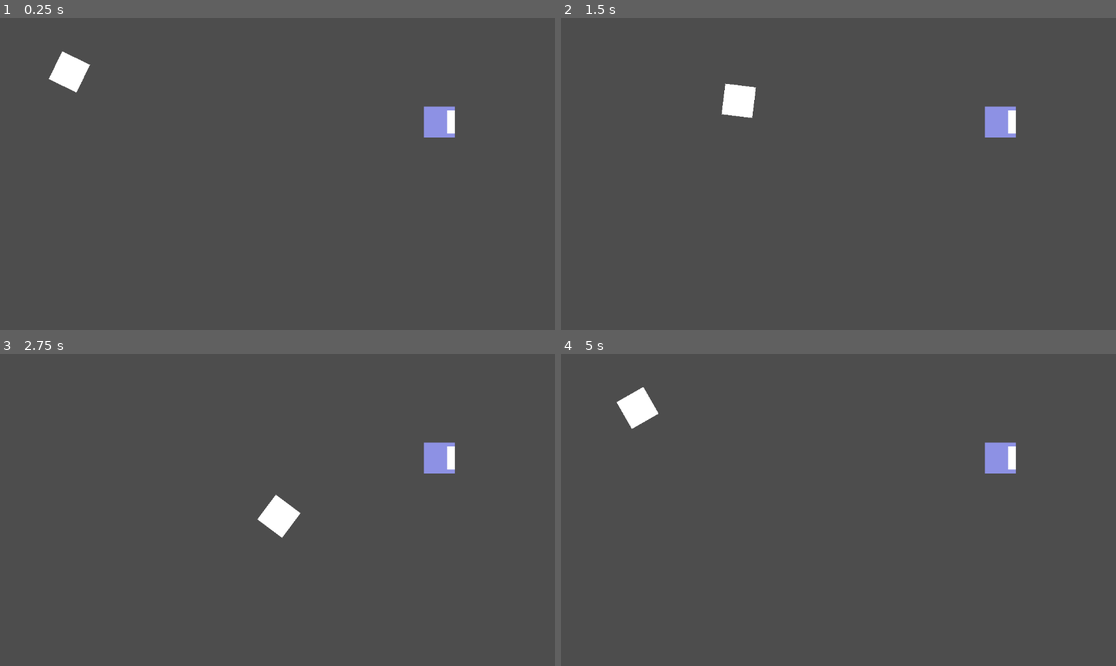
Above: before the commit, frames 1-4 (two rows, left to right).
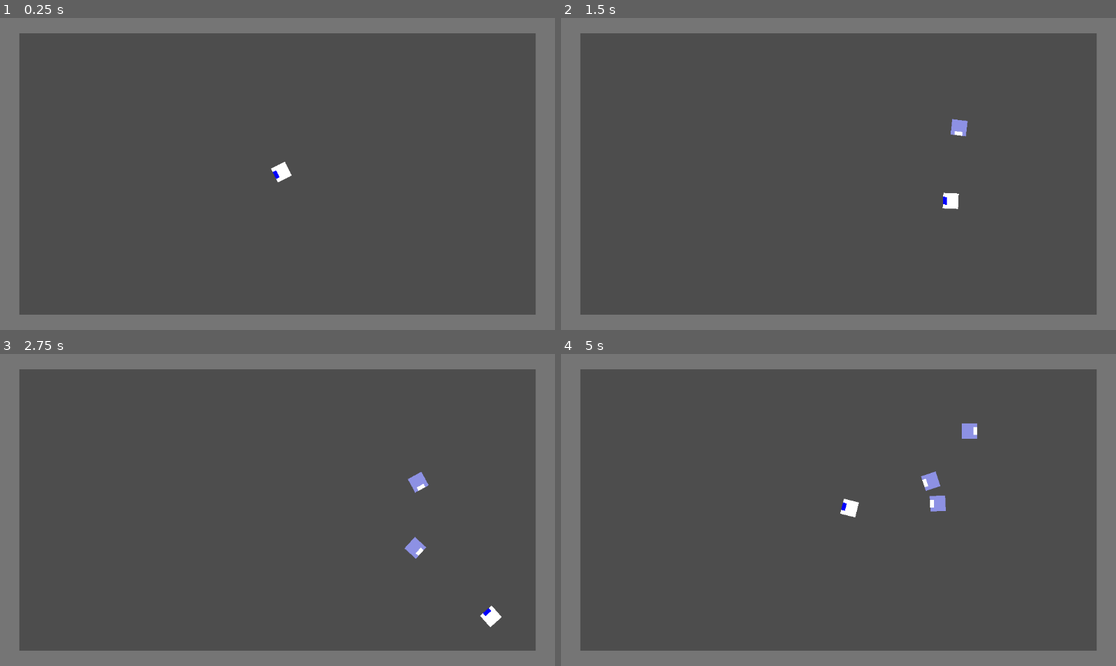
Above: after the commit, the same moments.

Repository: Walouiji/too_many_entities
Game: Godot game, scene res://Scenes/arena.tscn
The game is run twice, just before and just after one commit, with the same random seed, the same clock (stepped at 60 frames per second) and the same inputs.
Inputs (mouse positions are in pixels of both pictures, inside the frame that each line leads up to):
- Up to frame 1 (0.25 s): no input
- Up to frame 2 (1.5 s): tap Enter at 0.5 s; move the mouse to (960, 158) at 0.52 s; press the mouse at (960, 158) at 0.53 s; hold Right (ui_right) 0.53-1.28 s; move the mouse to (727, 189) at 1.27 s; release the mouse at (727, 189) at 1.28 s; hold Down (ui_down) from 1.28 s (still down); click (727, 189) at 1.35 s
- Up to frame 3 (2.75 s): move the mouse to (333, 441) at 2.02 s; release Down (ui_down) at 2.03 s; press the mouse at (333, 441) at 2.03 s; hold Right (ui_right) from 2.03 s (still down)
- Up to frame 4 (5 s): move the mouse to (810, 572) at 2.77 s; release Right (ui_right) at 2.78 s; release the mouse at (810, 572) at 2.78 s; hold Up (ui_up) 2.78-3.53 s; click (810, 572) at 2.85 s; move the mouse to (1005, 556) at 3.52 s; press the mouse at (1005, 556) at 3.53 s; hold Left (ui_left) from 3.53 s (still down); move the mouse to (672, 463) at 4.27 s; release the mouse at (672, 463) at 4.28 s; click (672, 463) at 4.35 s

The runs differ from the first frame. In frame 1, 17% of the frame differs, in the area x 0-100%, y 0-100%; in frame 2, 18%; in frame 3, 18%; in frame 4, 18%.

Commit message:
first commit

Diff:
--- a/Actors/Scripts/ennemy1.gd
+++ b/Actors/Scripts/ennemy1.gd
@@ -4,27 +4,39 @@
 
 var player = null
 
+var hp = 1
+
 const SPEED = 150
-var can_hit = false
+
+const distance_to_player = 50
+
+func init(init_position):
+	position = init_position
+
 func _physics_process(_delta):
 	if player != null:
 		look_at(player.position)
-		if(position.distance_to(player.position) > 100):
+		if(position.distance_to(player.position) > distance_to_player):
 			velocity = position.direction_to(player.position) * SPEED
 			move_and_slide()
-		if(position.distance_to(player.position) < 100):
+		if(position.distance_to(player.position) < distance_to_player	):
 			velocity = position.direction_to(player.position) * -SPEED
 			move_and_slide()
+	if is_instance_valid(self) and hp <= 0:
+		self.queue_free()
 
 
 
 func _on_area_2d_body_entered(body):
 	if body.name == "Player":
 		player = body
-	pass # Replace with function body.
 
 
 func _on_timer_timeout():
-	print("hit target")
-	can_hit = true
-	pass # Replace with function body.
+	$Attack_area/attack_box.disabled = false
+	$Timer.start()
+
+
+func _on_damage_area_area_entered(area):
+	if(area.name == "Hit_area"):
+		hp -= 1
--- a/Actors/ennemy_1.tscn
+++ b/Actors/ennemy_1.tscn
@@ -1,41 +1,58 @@
-[gd_scene load_steps=4 format=3 uid="uid://cj01gbaphh0w7"]
+[gd_scene load_steps=5 format=3 uid="uid://cj01gbaphh0w7"]
 
 [ext_resource type="Script" path="res://Actors/Scripts/ennemy1.gd" id="1_pq10g"]
 
 [sub_resource type="RectangleShape2D" id="RectangleShape2D_vfjcu"]
-size = Vector2(64, 64)
+size = Vector2(32, 32)
 
 [sub_resource type="CircleShape2D" id="CircleShape2D_e1qb0"]
-radius = 218.357
+radius = 656.0
+
+[sub_resource type="RectangleShape2D" id="RectangleShape2D_mmv7d"]
+size = Vector2(20, 32)
 
 [node name="Ennemy1" type="CharacterBody2D"]
 script = ExtResource("1_pq10g")
 
 [node name="sprite" type="ColorRect" parent="."]
-offset_left = -32.0
-offset_top = -32.0
-offset_right = 32.0
-offset_bottom = 32.0
+offset_left = -16.0
+offset_top = -16.0
+offset_right = 16.0
+offset_bottom = 16.0
 color = Color(0.552941, 0.568627, 0.894118, 1)
 
 [node name="ColorRect" type="ColorRect" parent="sprite"]
 layout_mode = 0
-offset_left = 48.0
+offset_left = 24.0
 offset_top = 8.0
-offset_right = 64.0
-offset_bottom = 56.0
+offset_right = 32.0
+offset_bottom = 24.0
 
 [node name="collisionBox" type="CollisionShape2D" parent="."]
 shape = SubResource("RectangleShape2D_vfjcu")
 
-[node name="Area2D" type="Area2D" parent="."]
+[node name="Detection_area" type="Area2D" parent="."]
+visible = false
 
-[node name="CollisionShape2D" type="CollisionShape2D" parent="Area2D"]
+[node name="CollisionShape2D" type="CollisionShape2D" parent="Detection_area"]
 shape = SubResource("CircleShape2D_e1qb0")
 
 [node name="Timer" type="Timer" parent="."]
-wait_time = 3.0
 autostart = true
 
-[connection signal="body_entered" from="Area2D" to="." method="_on_area_2d_body_entered"]
+[node name="Damage_area" type="Area2D" parent="."]
+
+[node name="Damage_box" type="CollisionShape2D" parent="Damage_area"]
+shape = SubResource("RectangleShape2D_vfjcu")
+
+[node name="Attack_area" type="Area2D" parent="."]
+
+[node name="attack_box" type="CollisionShape2D" parent="Attack_area"]
+position = Vector2(32, 0)
+shape = SubResource("RectangleShape2D_mmv7d")
+disabled = true
+
+[connection signal="area_shape_entered" from="Detection_area" to="." method="_on_area_2d_area_shape_entered"]
+[connection signal="body_entered" from="Detection_area" to="." method="_on_area_2d_body_entered"]
 [connection signal="timeout" from="Timer" to="." method="_on_timer_timeout"]
+[connection signal="area_entered" from="Damage_area" to="." method="_on_damage_area_area_entered"]
--- a/Player/player.gd
+++ b/Player/player.gd
@@ -3,11 +3,27 @@
 
 @export var SPEED = 300.0
 
-@export var lp = 3
+@export var lp = 10
 
 func _physics_process(_delta):
+	print(lp)
 	look_at(get_global_mouse_position())
 	var direction = Input.get_vector("ui_left", "ui_right", "ui_up", "ui_down")
 	velocity = direction * SPEED
 
 	move_and_slide()
+
+func _input(event):
+	if event.is_action_pressed("left_click"):
+		$Hit_area/Hitbox.disabled = false
+		$Timer.start()
+
+
+func _on_timer_timeout():
+	$Hit_area/Hitbox.disabled = true
+	$Timer.stop()
+
+
+func _on_damage_area_area_entered(area):
+	if(area.name == "Attack_area"):
+		lp -= 1
--- a/Player/player.tscn
+++ b/Player/player.tscn
@@ -1,18 +1,52 @@
-[gd_scene load_steps=3 format=3 uid="uid://de77v5qx2q47g"]
+[gd_scene load_steps=5 format=3 uid="uid://de77v5qx2q47g"]
 
 [ext_resource type="Script" path="res://Player/player.gd" id="1_4b68y"]
 
-[sub_resource type="RectangleShape2D" id="RectangleShape2D_hpbew"]
-size = Vector2(64, 64)
+[sub_resource type="CircleShape2D" id="CircleShape2D_qgemk"]
+radius = 16.0
+
+[sub_resource type="RectangleShape2D" id="RectangleShape2D_vffiq"]
+size = Vector2(16, 32)
+
+[sub_resource type="RectangleShape2D" id="RectangleShape2D_1s0ta"]
+size = Vector2(32, 32)
 
 [node name="Player" type="CharacterBody2D"]
 script = ExtResource("1_4b68y")
 
-[node name="Sprite" type="ColorRect" parent="."]
-offset_left = -32.0
-offset_top = -32.0
+[node name="Body_rect" type="ColorRect" parent="."]
+offset_left = -16.0
+offset_top = -16.0
+offset_right = 16.0
+offset_bottom = 16.0
+
+[node name="Face_rect" type="ColorRect" parent="Body_rect"]
+layout_mode = 0
+offset_left = 24.0
+offset_top = 8.0
 offset_right = 32.0
-offset_bottom = 32.0
+offset_bottom = 24.0
+color = Color(0, 0, 1, 1)
 
-[node name="CollisionBox" type="CollisionShape2D" parent="."]
-shape = SubResource("RectangleShape2D_hpbew")
+[node name="Collision" type="CollisionShape2D" parent="."]
+shape = SubResource("CircleShape2D_qgemk")
+
+[node name="Hit_area" type="Area2D" parent="."]
+position = Vector2(24, 0)
+
+[node name="Hitbox" type="CollisionShape2D" parent="Hit_area"]
+position = Vector2(8, 0)
+shape = SubResource("RectangleShape2D_vffiq")
+disabled = true
+debug_color = Color(0, 0.6, 0.701961, 0.419608)
+
+[node name="Timer" type="Timer" parent="."]
+wait_time = 0.2
+
+[node name="Damage_area" type="Area2D" parent="."]
+
+[node name="Damage_box" type="CollisionShape2D" parent="Damage_area"]
+shape = SubResource("RectangleShape2D_1s0ta")
+
+[connection signal="timeout" from="Timer" to="." method="_on_timer_timeout"]
+[connection signal="area_entered" from="Damage_area" to="." method="_on_damage_area_area_entered"]
--- a/Scenes/arena.tscn
+++ b/Scenes/arena.tscn
@@ -1,12 +1,76 @@
-[gd_scene load_steps=3 format=3 uid="uid://ctbpnq38udfrm"]
+[gd_scene load_steps=7 format=3 uid="uid://ctbpnq38udfrm"]
 
 [ext_resource type="PackedScene" uid="uid://de77v5qx2q47g" path="res://Player/player.tscn" id="1_gxhhx"]
+[ext_resource type="Script" path="res://Scenes/spawner.gd" id="1_tb2fn"]
 [ext_resource type="PackedScene" uid="uid://cj01gbaphh0w7" path="res://Actors/ennemy_1.tscn" id="2_dloy0"]
 
+[sub_resource type="RectangleShape2D" id="RectangleShape2D_prllq"]
+size = Vector2(40, 648)
+
+[sub_resource type="RectangleShape2D" id="RectangleShape2D_iu3br"]
+size = Vector2(40, 648)
+
+[sub_resource type="RectangleShape2D" id="RectangleShape2D_r5fq7"]
+size = Vector2(1072, 32)
+
 [node name="Arena" type="Node2D"]
+script = ExtResource("1_tb2fn")
+ennemy_entity = ExtResource("2_dloy0")
+
+[node name="StaticBody2D" type="StaticBody2D" parent="."]
+z_index = 1
+position = Vector2(20, 324)
+
+[node name="ColorRect" type="ColorRect" parent="StaticBody2D"]
+offset_left = -20.0
+offset_top = -324.0
+offset_right = 20.0
+offset_bottom = 324.0
+color = Color(0.458824, 0.458824, 0.458824, 1)
+
+[node name="ColorRect3" type="ColorRect" parent="StaticBody2D/ColorRect"]
+layout_mode = 0
+offset_left = 40.0
+offset_top = 616.0
+offset_right = 1112.0
+offset_bottom = 648.0
+color = Color(0.458824, 0.458824, 0.458824, 1)
+
+[node name="ColorRect2" type="ColorRect" parent="StaticBody2D/ColorRect"]
+layout_mode = 0
+offset_left = 40.0
+offset_right = 1112.0
+offset_bottom = 32.0
+color = Color(0.458824, 0.458824, 0.458824, 1)
+
+[node name="ColorRect" type="ColorRect" parent="StaticBody2D/ColorRect"]
+layout_mode = 0
+offset_left = 1112.0
+offset_right = 1152.0
+offset_bottom = 648.0
+color = Color(0.458824, 0.458824, 0.458824, 1)
+
+[node name="CollisionShape2D2" type="CollisionShape2D" parent="StaticBody2D"]
+position = Vector2(1112, 0)
+shape = SubResource("RectangleShape2D_prllq")
+
+[node name="CollisionShape2D" type="CollisionShape2D" parent="StaticBody2D"]
+shape = SubResource("RectangleShape2D_iu3br")
+
+[node name="CollisionShape2D4" type="CollisionShape2D" parent="StaticBody2D"]
+position = Vector2(556, -308)
+shape = SubResource("RectangleShape2D_r5fq7")
+
+[node name="CollisionShape2D3" type="CollisionShape2D" parent="StaticBody2D"]
+position = Vector2(556, 308)
+shape = SubResource("RectangleShape2D_r5fq7")
 
 [node name="Player" parent="." instance=ExtResource("1_gxhhx")]
-position = Vector2(144, 112)
+position = Vector2(584, 320)
 
-[node name="Ennemy1" parent="." instance=ExtResource("2_dloy0")]
-position = Vector2(912, 216)
+[node name="Marker2D" type="Marker2D" parent="."]
+position = Vector2(848, 160)
+
+[node name="Timer" type="Timer" parent="Marker2D"]
+
+[connection signal="timeout" from="Marker2D/Timer" to="." method="_on_timer_timeout"]
--- /dev/null
+++ b/Scenes/spawner.gd
@@ -0,0 +1,15 @@
+extends Node2D
+
+@export var ennemy_entity:PackedScene
+# Called when the node enters the scene tree for the first time.
+func _ready():
+	$Marker2D/Timer.start()
+
+
+
+func _on_timer_timeout():
+	var mob = ennemy_entity.instantiate()
+
+	mob.init($Marker2D.position)
+	add_child(mob)
+	pass # Replace with function body.
--- a/project.godot
+++ b/project.godot
@@ -14,3 +14,11 @@
 run/main_scene="res://Scenes/arena.tscn"
 config/features=PackedStringArray("4.2", "Forward Plus")
 config/icon="res://icon.svg"
+
+[input]
+
+left_click={
+"deadzone": 0.5,
+"events": [Object(InputEventMouseButton,"resource_local_to_scene":false,"resource_name":"","device":-1,"window_id":0,"alt_pressed":false,"shift_pressed":false,"ctrl_pressed":false,"meta_pressed":false,"button_mask":0,"position":Vector2(0, 0),"global_position":Vector2(0, 0),"factor":1.0,"button_index":1,"canceled":false,"pressed":false,"double_click":false,"script":null)
+]
+}
Not shown, added: Player/pla5C54.tmp
